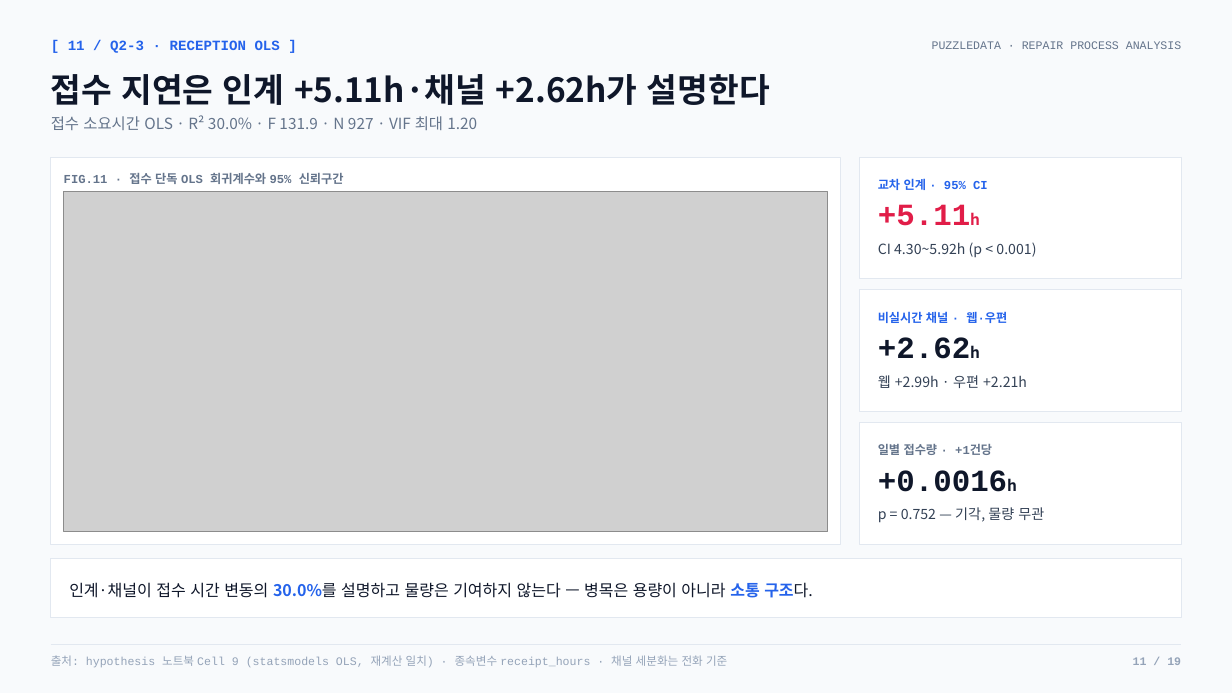
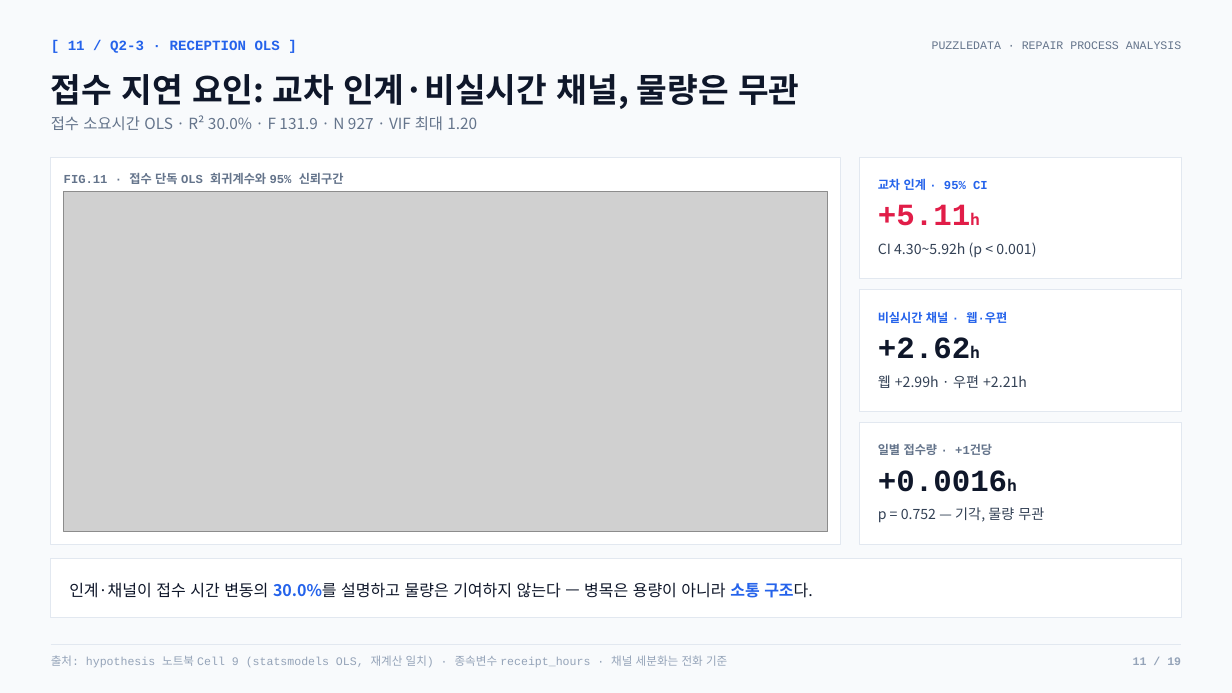
Before and after one commit to nus1245/puzzle_data, a slide deck: slide 11 of outputs/pptx/puzzledata_repair_report.pptx. Drawn at 1232x693 pixels with LibreOffice and Linux fonts; fonts in the diff are those of the drawing; grey boxes stand for pictures. Boxes give left, top, right and bottom in pixels: in the first picture for what was removed or moved away, otherwise in the second. Text is boxed around its words. In the diff, an @@ line names an element or a change of style, - is before the commit and + after.

```diff
--- a/outputs/pptx/puzzledata_repair_report.pptx
+++ b/outputs/pptx/puzzledata_repair_report.pptx
@@ text at (x1=51, y1=74, x2=799, y2=109): text changed @@
-접수 지연은 인계 +5.11h·채널 +2.62h가 설명한다
+접수 지연 요인: 교차 인계·비실시간 채널, 물량은 무관
```
Also in this commit, not shown: 2 other files.
